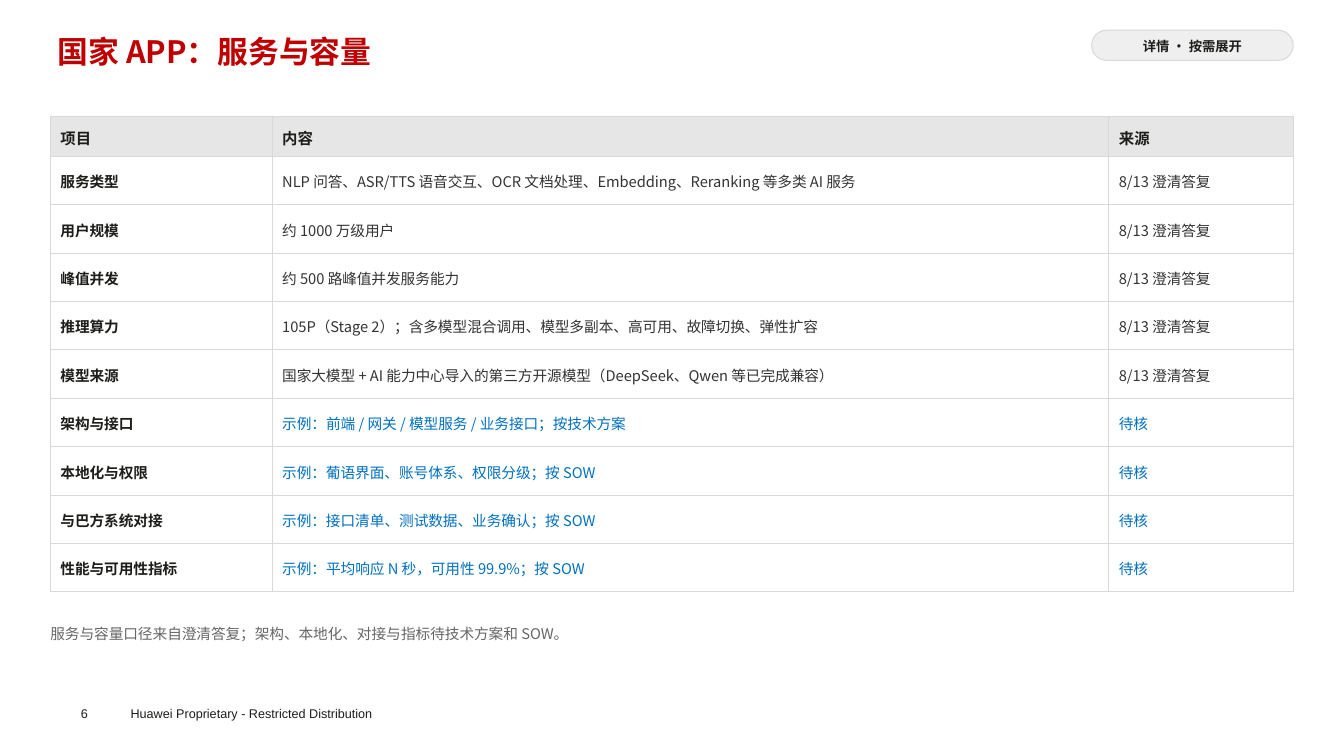
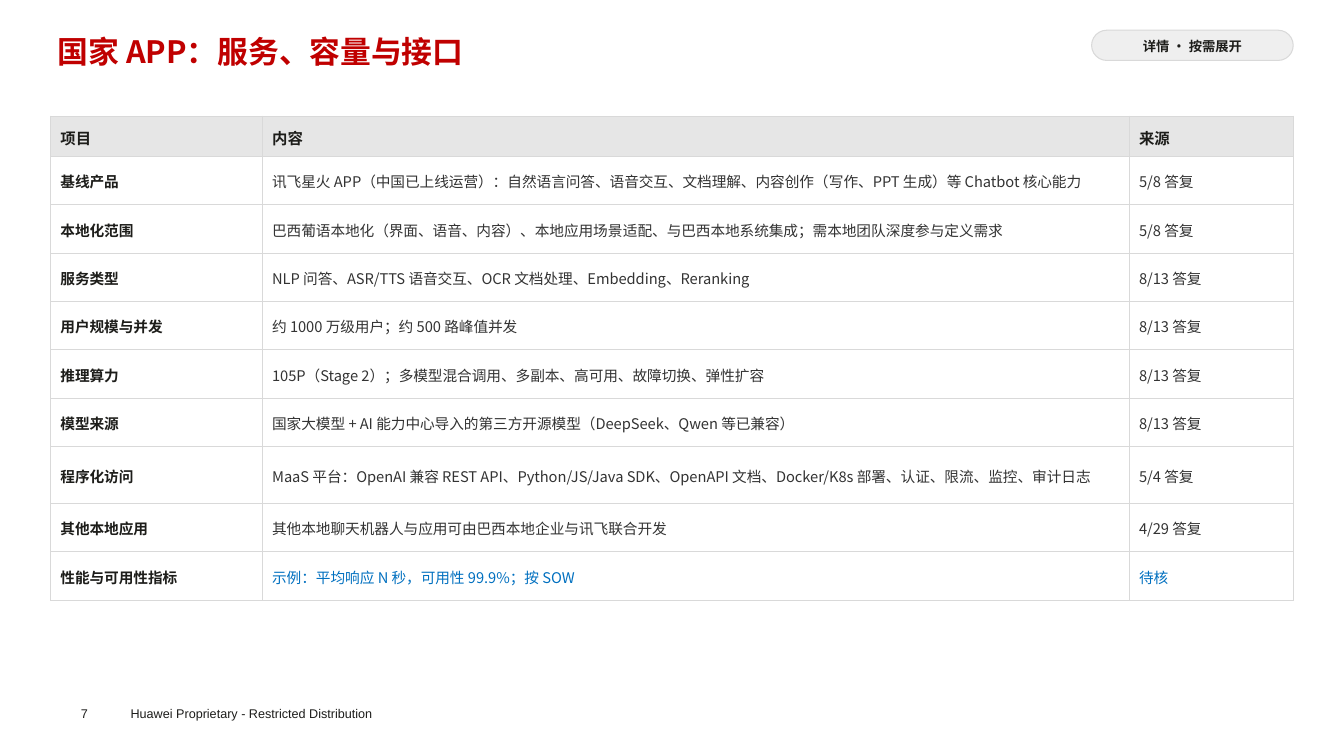
Before and after one commit to chyhcs/wyyh, a slide deck: slide 7 of RNP-讯飞交流-会议版.pptx (slide 6 before the commit). Drawn at 1344x756 pixels with LibreOffice and Linux fonts; fonts in the diff are those of the drawing; background and template pictures are left out. Boxes give left, top, right and bottom in pixels: in the first picture for what was removed or moved away, otherwise in the second. Text is boxed around its words. In the diff, an @@ line names an element or a change of style, - is before the commit and + after.

```diff
--- a/RNP-讯飞交流-会议版.pptx
+++ b/RNP-讯飞交流-会议版.pptx
@@ subtitle at box(58, 36, 463, 66): text changed @@
-国家 APP：服务与容量
+国家 APP：服务、容量与接口
@@ table at box(50, 116, 1294, 592) @@
-row 2: 服务类型 | NLP 问答、ASR/TTS 语音交互、OCR 文档处理、Embedding、Reranking 等多类 AI 服务 | 8/13 澄清答复
+row 2: 基线产品 | 讯飞星火 APP（中国已上线运营）：自然语言问答、语音交互、文档理解、内容创作（写作、PPT 生成）等 Chatbot 核心能力 | 5/8 答复
-row 3: 用户规模 | 约 1000 万级用户 | 8/13 澄清答复
+row 3: 本地化范围 | 巴西葡语本地化（界面、语音、内容）、本地应用场景适配、与巴西本地系统集成；需本地团队深度参与定义需求 | 5/8 答复
-row 4: 峰值并发 | 约 500 路峰值并发服务能力 | 8/13 澄清答复
+row 4: 服务类型 | NLP 问答、ASR/TTS 语音交互、OCR 文档处理、Embedding、Reranking | 8/13 答复
-row 5: 推理算力 | 105P（Stage 2）；含多模型混合调用、模型多副本、高可用、故障切换、弹性扩容 | 8/13 澄清答复
+row 5: 用户规模与并发 | 约 1000 万级用户；约 500 路峰值并发 | 8/13 答复
-row 6: 模型来源 | 国家大模型 + AI 能力中心导入的第三方开源模型（DeepSeek、Qwen 等已完成兼容） | 8/13 澄清答复
+row 6: 推理算力 | 105P（Stage 2）；多模型混合调用、多副本、高可用、故障切换、弹性扩容 | 8/13 答复
-row 7: 架构与接口 | 示例：前端 / 网关 / 模型服务 / 业务接口；按技术方案 | 待核
+row 7: 模型来源 | 国家大模型 + AI 能力中心导入的第三方开源模型（DeepSeek、Qwen 等已兼容） | 8/13 答复
-row 8: 本地化与权限 | 示例：葡语界面、账号体系、权限分级；按 SOW | 待核
+row 8: 程序化访问 | MaaS 平台：OpenAI 兼容 REST API、Python/JS/Java SDK、OpenAPI 文档、Docker/K8s 部署、认证、限流、监控、审计日志 | 5/4 答复
-row 9: 与巴方系统对接 | 示例：接口清单、测试数据、业务确认；按 SOW | 待核
+row 9: 其他本地应用 | 其他本地聊天机器人与应用可由巴西本地企业与讯飞联合开发 | 4/29 答复
@@ text removed at box(50, 626, 568, 641) @@
-服务与容量口径来自澄清答复；架构、本地化、对接与指标待技术方案和 SOW。
@@ page number at box(81, 709, 88, 718): text changed @@
-6
+7
```
Also in this commit, not shown: 13 other slides changed, 2 slides added, 1 other file.
